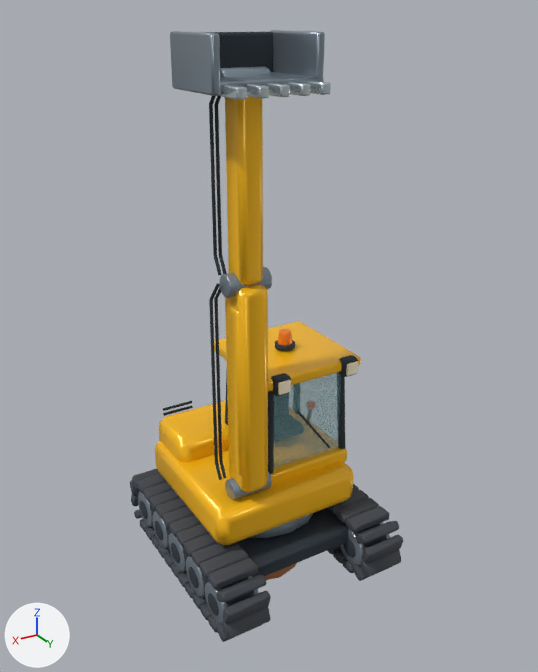
What one commit did to the Blender file assets/byggarbetsplatsen/blender/construction.blend.
Before and after are seen from a camera (50 mm lens) standing at (5.5, 9.52, 8.87) and looking at (-0.07, 0.24, 4.23). Every picture has the same lights, and +X, +Y and +Z are marked at lower left. The picture after the commit comes second.

The scene before the commit, as lines of its bpy script (objects in view):
```python
me_cube_021 = bpy.data.meshes.new('Cube.021')
me_cube_021.from_pydata(...)  # 96 vertices, 98 faces; spans x -0.725..0.725, y -0.085..0.085, z -0.325..0.325
me_cube_021.materials.append(mat_graphite_rubber)  # dark blue #29333c
me_cube_162 = bpy.data.meshes.new('Cube.162')
me_cube_162.from_pydata(...)  # 384 vertices, 376 faces; spans x -0.06..1.51, y -0.58..0.58, z -0.42..0.34
me_cube_162.materials.append(mat_brushed_steel)  # grey #8d9aa5
ob_boom = bpy.data.objects.new('boom', None)
ob_boom.parent = ob_upper
ob_boom.location = (0.62, 0.75, 0.9)
ob_bucket_back = bpy.data.objects.new('bucket back', me_cube_021)
ob_bucket_back.parent = ob_scoop
ob_bucket_back.location = (0.0, -0.45, 0.25)
ob_bucket_cheek = bpy.data.objects.new('bucket cheek', me_cube_162)
ob_bucket_cheek.parent = ob_scoop
ob_bucket_cheek.location = (-0.725, 0.1, 0.25)
# also in view: 'side glazing' at (-0.55, -0.05, 2.78); 'stick casting' at (0.62, 0.75, 6.75); 'tread.030' at (1.3, 1.45, 1.02); 'hub' at (0.0, 0.0, 0.58); 'hydraulic hose.006' at (0.88, 0.53, 6.8)
```
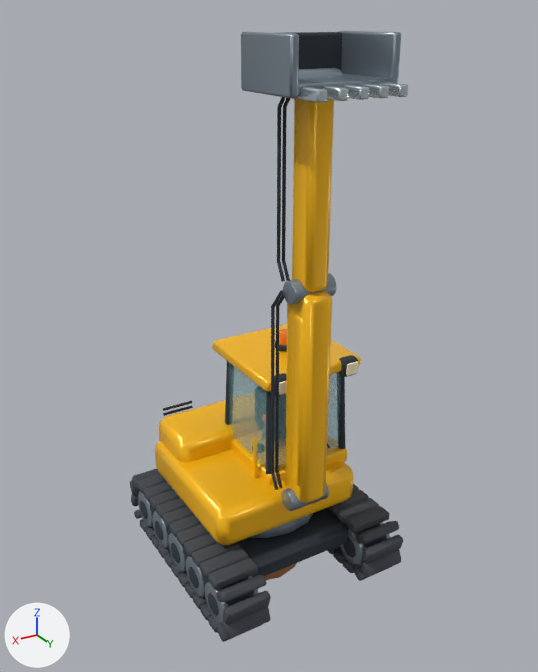
ob_boom is not drawn itself; it is the parent of ob_boom_casting, ob_boom_tip, ob_hydraulic_hose, ob_joint_pin, ob_stick, ob_stick_base.

What the commit changed:
Object 'boom' (ob_boom) moves from (0.62, 0.75, 0.9) to (0.0, 1.45, 0.9).

Changed parts and their boxes [x1, y1, x2, y2] in the pictures (538 x 672 px):
'boom casting', moved: before [225, 284, 268, 492]; after [285, 291, 332, 503]
'stick casting', moved: before [225, 96, 263, 286]; after [292, 99, 334, 293]
'bucket cheek', moved: before [170, 30, 325, 96]; after [241, 31, 401, 99]
'bucket back', moved: before [205, 32, 273, 72]; after [291, 32, 342, 70]
'tooth', moved: before [221, 81, 331, 100]; after [298, 82, 408, 103]
'hydraulic hose.006', moved: before [209, 96, 226, 275]; after [277, 97, 291, 282]
'hydraulic hose', moved: before [209, 283, 226, 480]; after [271, 290, 284, 490]
'joint pin.001', moved: before [219, 267, 272, 298]; after [283, 273, 337, 305]
'joint pin', moved: before [225, 472, 272, 500]; after [281, 484, 329, 511]
